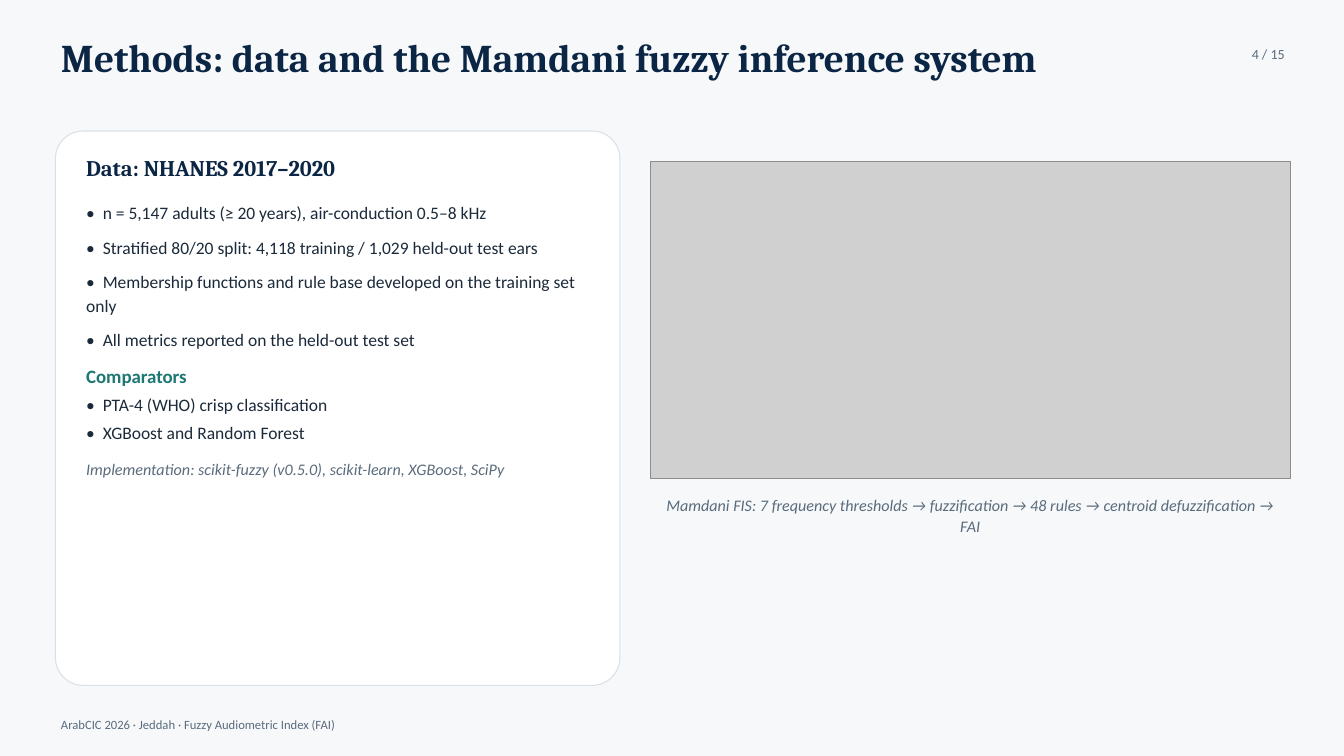
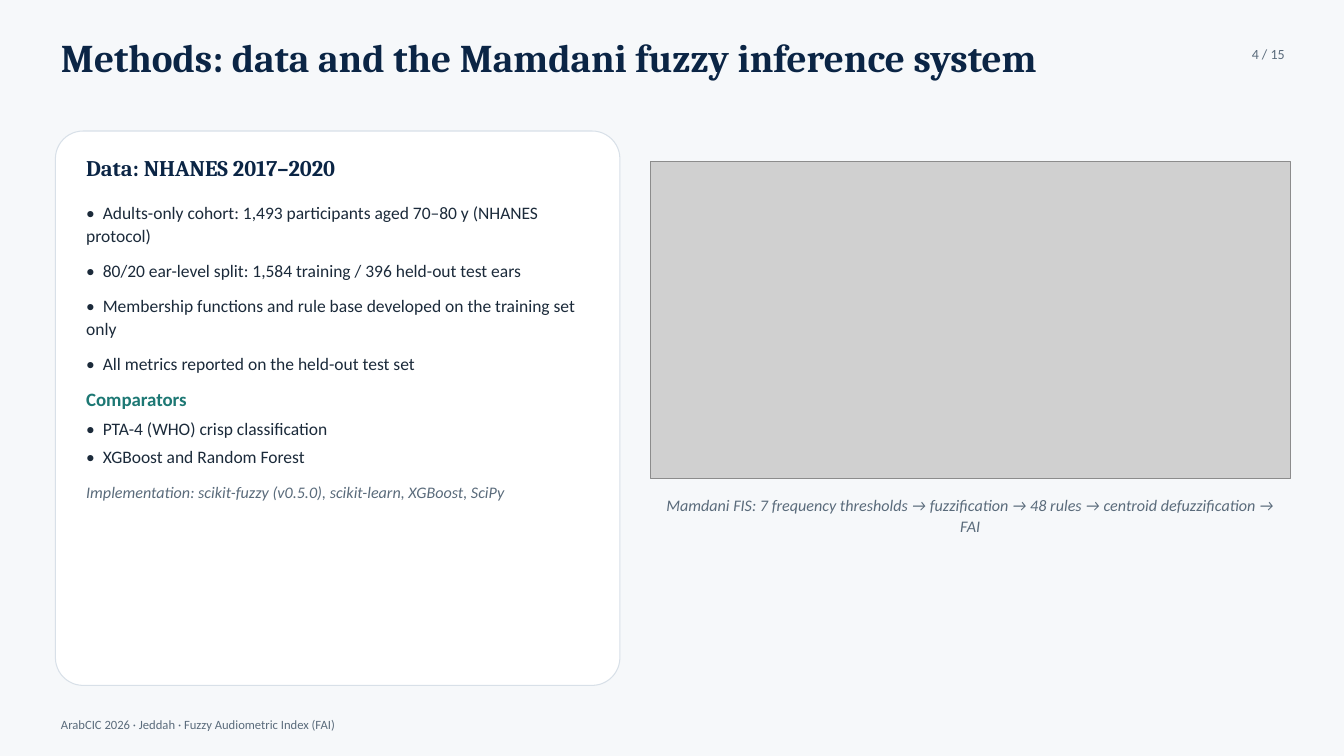
Before and after one commit to ameye/fuzzy-audiogram, a slide deck: slide 4 of arabcic2026/arabcic2026_fuzzy_audiogram.pptx. Drawn at 1344x756 pixels with LibreOffice and Linux fonts; fonts in the diff are those of the drawing; grey boxes stand for pictures. Boxes give left, top, right and bottom in pixels: in the first picture for what was removed or moved away, otherwise in the second. Text is boxed around its words. In the diff, an @@ line names an element or a change of style, - is before the commit and + after.

Commit message:
Adult-only (>=70y) analysis: honest metrics, full EDA doc, and corrected deliverables
Cohort switch: all analyses restricted to the NHANES 2017-2020 adult
subgroup (aged 70-80 y, per protocol no 20-69 exists). Re-ran clean
single-ear validation + ML comparators on 1,980 adult ears
(train 1,584 / test 396).

Real adult metrics: weighted kappa 0.68, Spearman rho 0.83, MAE 10.5 dB,
overall 70.4%, clear-case 88.2%, borderline 58.7% (61.4% of adult test
ears within ±5 dB of a boundary).

- comprehensive_report.qmd: adult EDA (thresholds, prevalence, borderline
  zones, config, asymmetry, correlations), split table, performance,
  Bland-Altman (bias -9.7, LoA -26.4..6.9), limitations, conclusion
- manuscript.qmd / manuscript_eh.qmd: abstract, cohort, methods split,
  results tables, case studies reframed as archetypes, captions
- eh_submission/tables.qmd regenerated from manuscript_eh.qmd
- arabcic2026 deck + cover letter updated to adult numbers
- eda/: new standalone complete EDA report (PDF + DOCX, 8 figures)
- figures: adult validation plots (Bland-Altman, boundary-distance),
  adult config/EDA figures, case figure now uses deployed memberships
- build_blinded.py: fix YAML keywords glom bug; blinded rebuilt
- figures/tiffs regenerated; kappa computed with ordinal integer labels

```diff
--- a/arabcic2026/arabcic2026_fuzzy_audiogram.pptx
+++ b/arabcic2026/arabcic2026_fuzzy_audiogram.pptx
@@ text at (86, 206, 538, 280): text changed @@
-• n = 5,147 adults (≥ 20 years), air-conduction 0.5–8 kHz
-• Stratified 80/20 split: 4,118 training / 1,029 held-out test ears
+• Adults-only cohort: 1,493 participants aged 70–80 y (NHANES protocol)
+• 80/20 ear-level split: 1,584 training / 396 held-out test ears
```
Also in this commit, not shown: 6 other slides changed, 58 other files.
